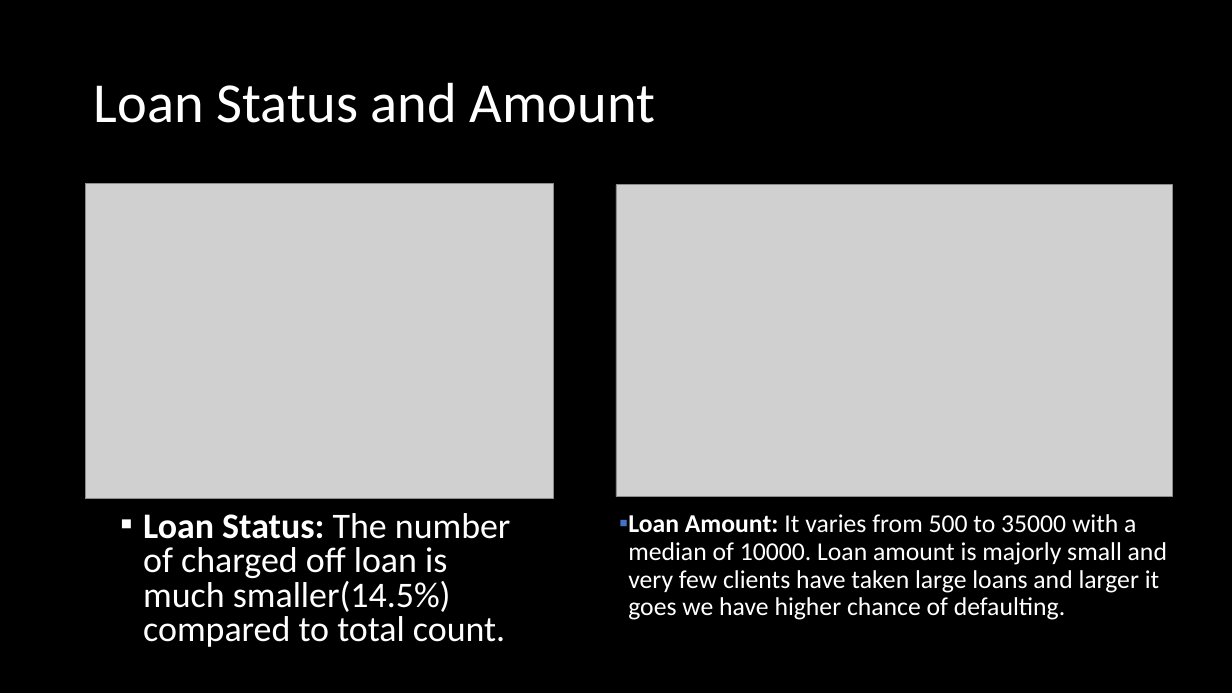
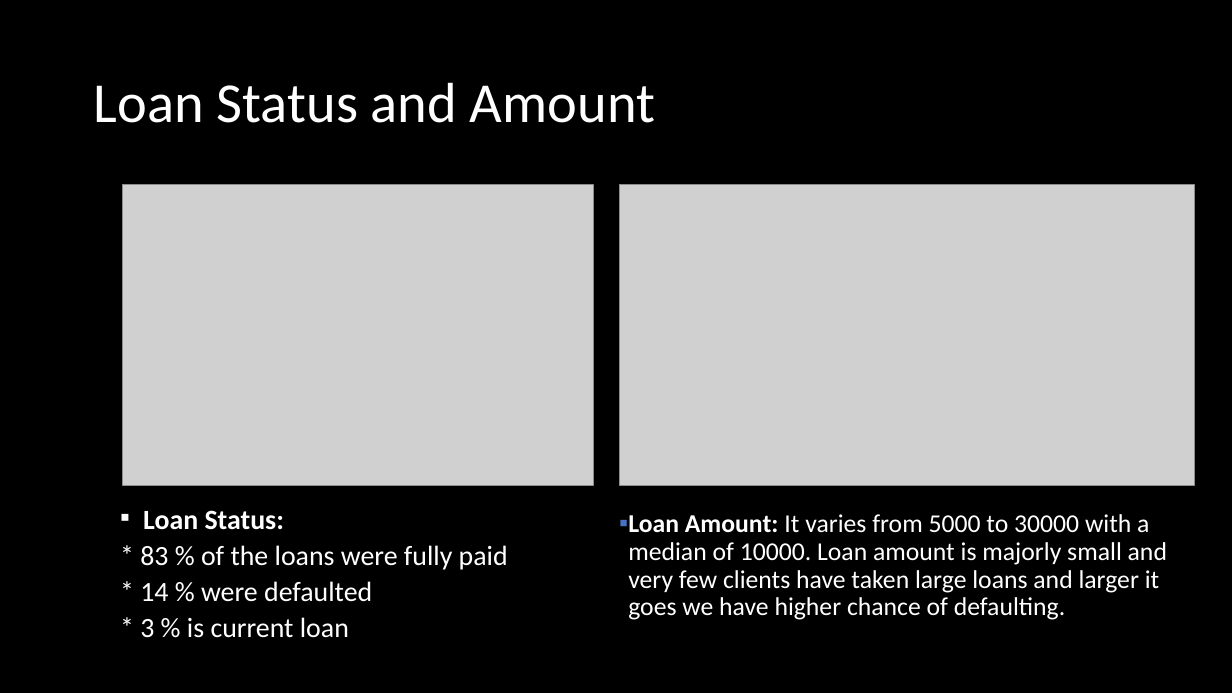
Before and after one commit to bineeshpc/case_study_01, a slide deck: slide 9 of UpGrad Case Study LendingClub.pptx. Drawn at 1232x693 pixels with LibreOffice and Linux fonts; fonts in the diff are those of the drawing; grey boxes stand for pictures. Boxes give left, top, right and bottom in pixels: in the first picture for what was removed or moved away, otherwise in the second. Text is boxed around its words. In the diff, an @@ line names an element or a change of style, - is before the commit and + after.

```diff
--- a/UpGrad Case Study LendingClub.pptx
+++ b/UpGrad Case Study LendingClub.pptx
@@ picture resized from (x1=85, y1=183, x2=554, y2=499) to (x1=122, y1=185, x2=593, y2=485) @@
@@ picture resized from (x1=616, y1=185, x2=1173, y2=497) to (x1=619, y1=185, x2=1194, y2=485) @@
@@ text at (x1=140, y1=510, x2=508, y2=638): text changed; size 28 to 21.7 pt @@
-▪ Loan Status: The number of charged off loan is much smaller(14.5%) compared to total count.
+▪ Loan Status:
+* 83 % of the loans were fully paid
+* 14 % were defaulted
+* 3 % is current loan
@@ text at (x1=628, y1=514, x2=1167, y2=620): text changed @@
-▪ Loan Amount: It varies from 500 to 35000 with a median of 10000. Loan amount is majorly small and very few clients have taken large loans and larger it goes we have higher chance of defaulting.
+▪ Loan Amount: It varies from 5000 to 30000 with a median of 10000. Loan amount is majorly small and very few clients have taken large loans and larger it goes we have higher chance of defaulting.
```
Also in this commit, not shown: 8 other slides changed, 6 slides added, 7 slides removed, 2 other files.
